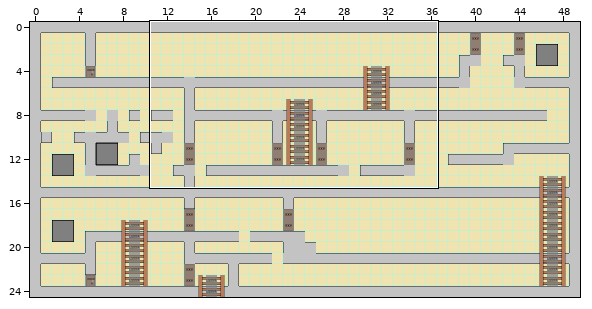
An edit to a level. Tiled map, client/maps/Moarmaps.tmx. The first picture is a wide view before the edit; the outline marks the close-up.
Close-up. As it was:
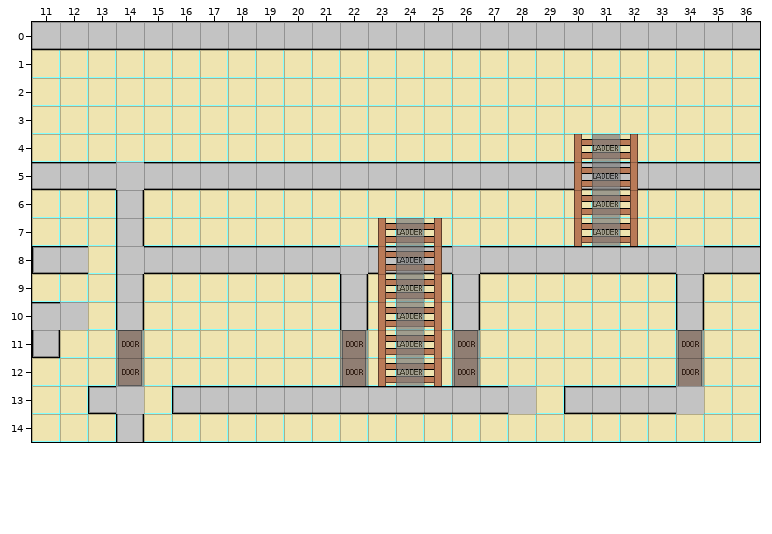
Cells are 32x32 px. Shown: x 11..36, y 0..14. The commit also changed other parts of the map, which this record leaves out.
After the commit:
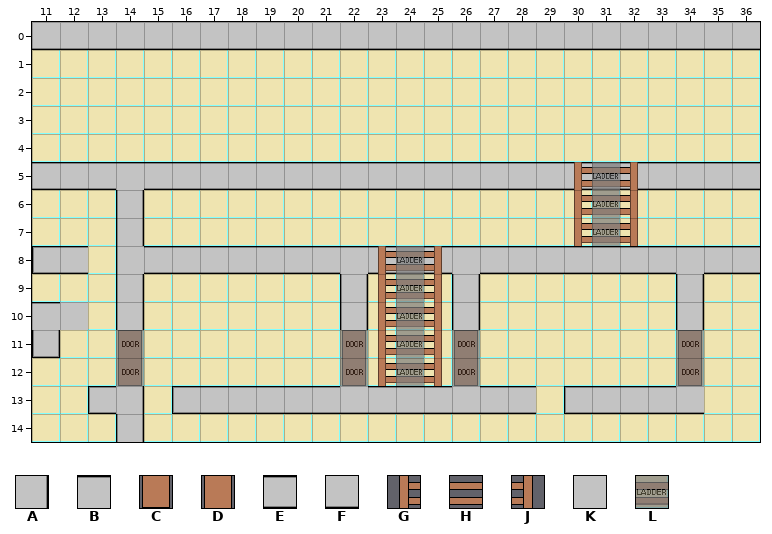
Key: from "tiles": A 0 "wall_left", B 1 "wall_floor", C 3 "door_base", D 5 "door_mid", E 6 "wall_floor_roof", F 8 "wall_roof", G 9 "ladder_left", H 10 "ladder_mid", J 11 "ladder_right", K 14 "wall", L 20.
_ is an empty cell.
See-through tiles are keyed as they look on the map.
Difference:
Layer "floor":
The author changed tile K to tile A in row 13 at x 14.
The author changed tile K to tile B in row 5 at x 14; in row 8 at x 22, 26 and 34.
Tile C now appears in row 12 at x 22, 26 and 34.
The author changed tile K to tile E in row 13 at x 28.
The author changed tile E to tile F in row 13 at x 22 and 26.
The author changed tile K to tile F in row 13 at x 34.
Layer "foreground":
The edit erases tile D in row 12 at x 22, 26 and 34.
The edit erases tile G in row 4 at x 30; in row 7 at x 23.
The edit erases tile H in row 4 at x 31; in row 7 at x 24.
The edit erases tile J in row 4 at x 32; in row 7 at x 25.
Layer "event":
The edit erases tile L in row 4 at x 31; in row 7 at x 24.
